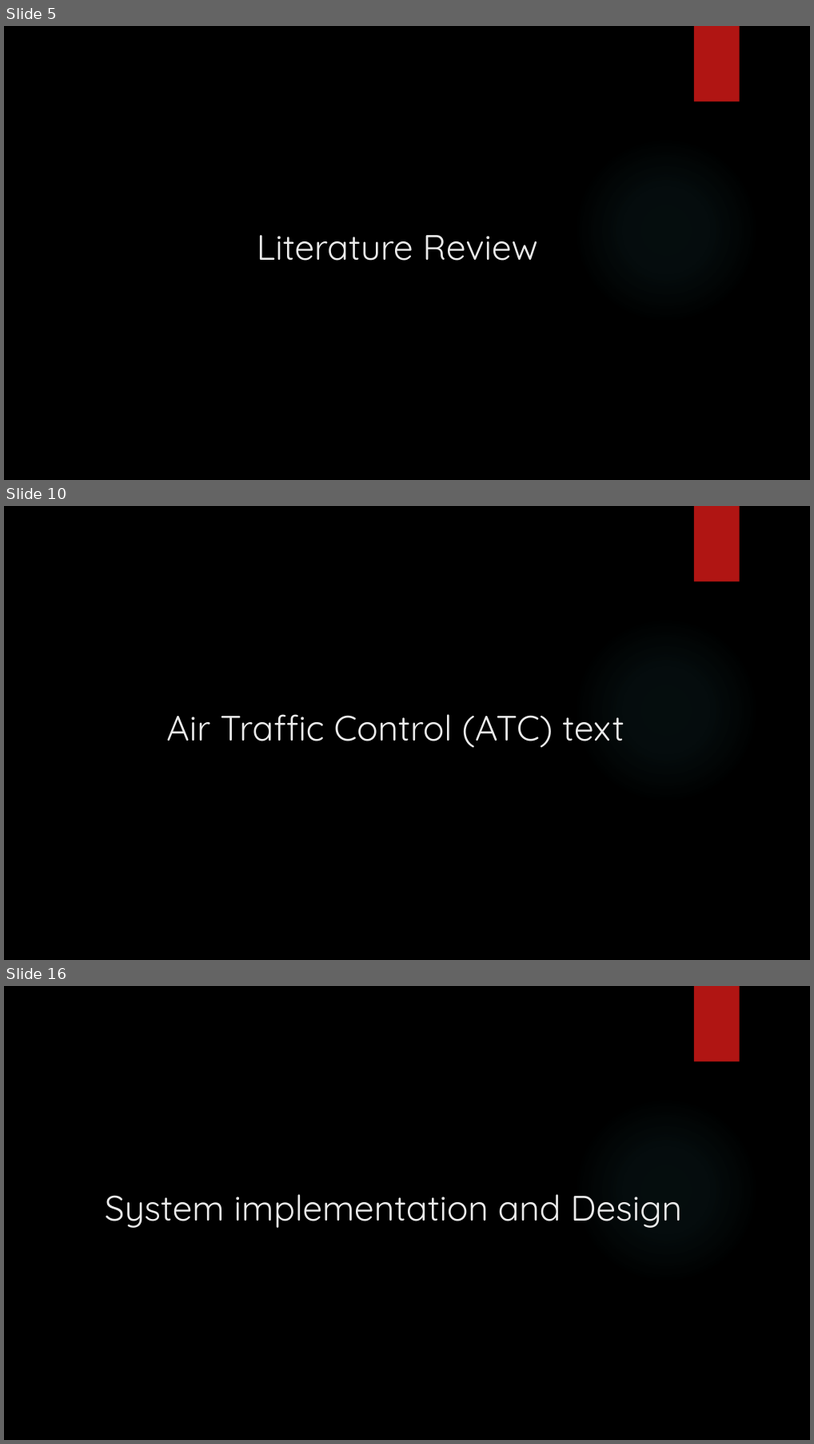
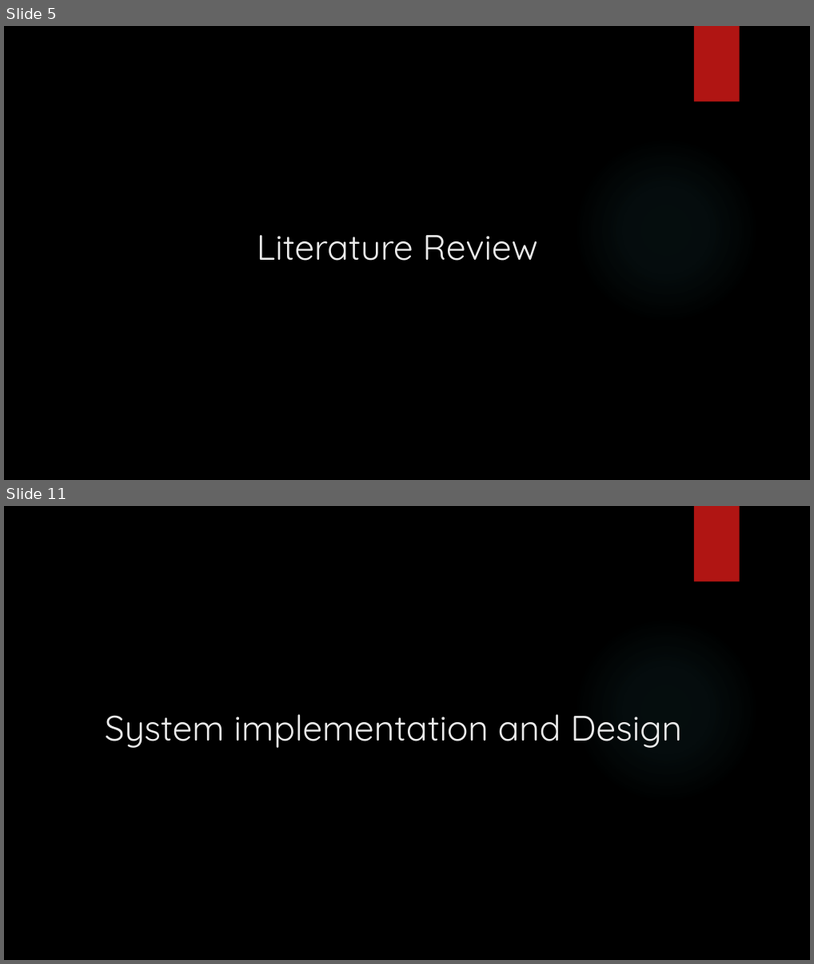
Before and after one commit to andyngchinkuan/atc-fyp, a slide deck: misc/reading-materials/Keyword and Named Entity Recognition on Air Traffic.pptx. Shown one above the other, each under a label of ours: slides 5, 10 and 16 before the commit, slides 5 and 11 after it; the slides between them are not shown. The pictures are 814x1444 and 814x964 pixels, drawn with LibreOffice and Linux fonts; fonts in the diff are those of the drawing; background and template pictures are left out. Boxes give left, top, right and bottom in pixels: in the first picture for what was removed or moved away, otherwise in the second. Text is boxed around its words. In the diff, an @@ line names an element or a change of style, - is before the commit and + after.

```diff
--- a/misc/reading-materials/Keyword and Named Entity Recognition on Air Traffic.pptx
+++ b/misc/reading-materials/Keyword and Named Entity Recognition on Air Traffic.pptx
@@ slide 10 removed at [4,506,810,960], background picture (left out); not listed: 2 template elements that a slide beside it also shows @@
@@ title removed at [166,714,624,748] @@
-Air Traffic Control (ATC) text
@@ what was slide 16 is now slide 11 @@
```
Also in this commit, not shown: 6 slides changed, 4 other slides removed.
